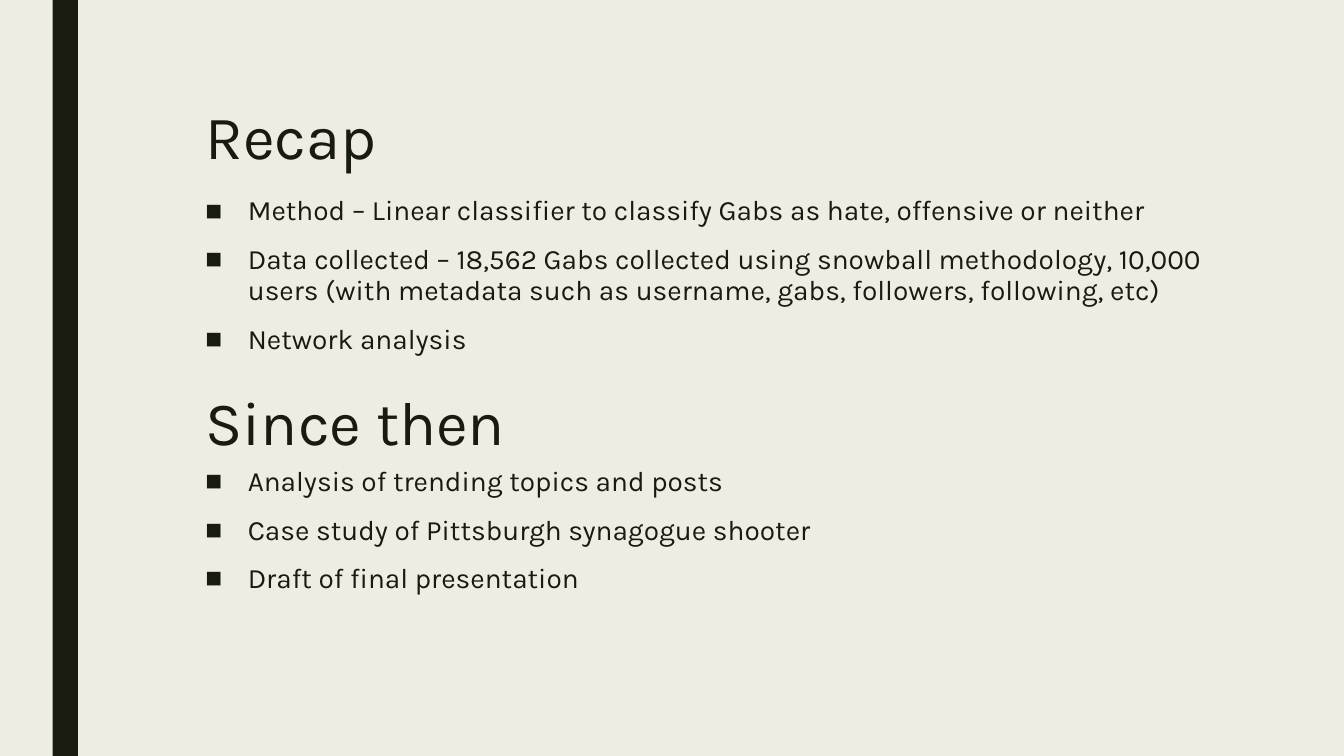
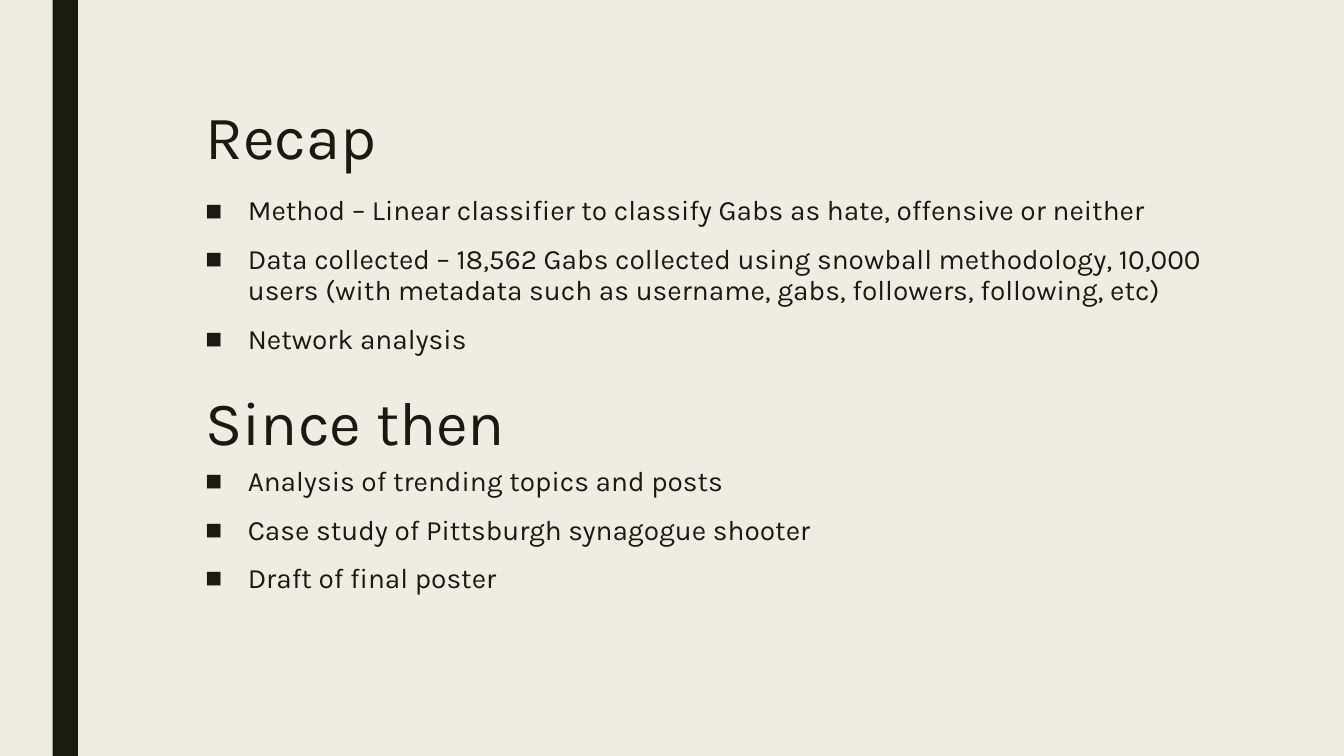
Before and after one commit to dheerajpreddy/GAB-Analysis, a slide deck: slide 2 of documentation/4_project_update.pptx. Drawn at 1344x756 pixels with LibreOffice and Linux fonts; fonts in the diff are those of the drawing. Boxes give left, top, right and bottom in pixels: in the first picture for what was removed or moved away, otherwise in the second. Text is boxed around its words. In the diff, an @@ line names an element or a change of style, - is before the commit and + after.

```diff
--- a/documentation/4_project_update.pptx
+++ b/documentation/4_project_update.pptx
@@ text at [248,568,496,595]: text changed @@
-■ Draft of final presentation
+■ Draft of final poster
```
Also in this commit, not shown: 4 slides added, 1 slide removed, 2 other files.
